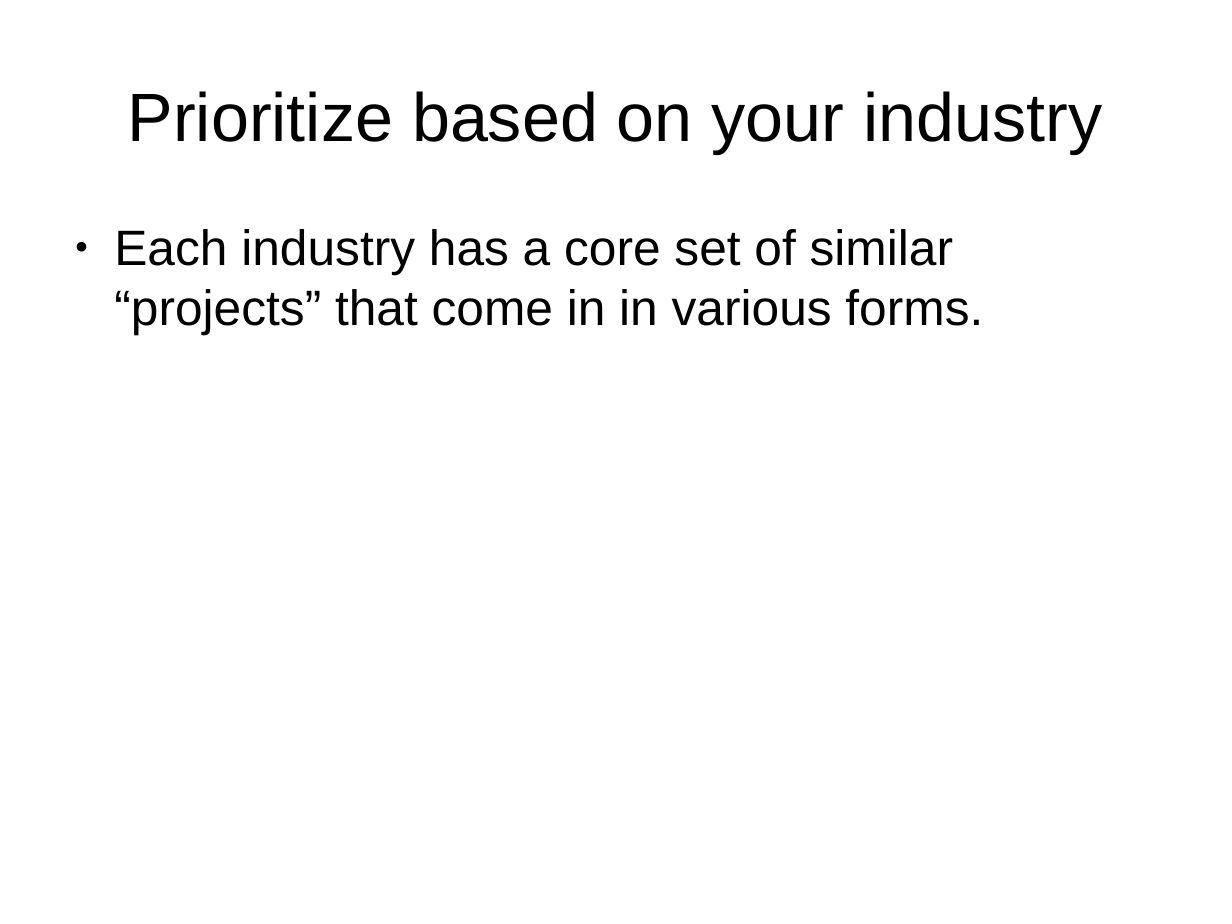
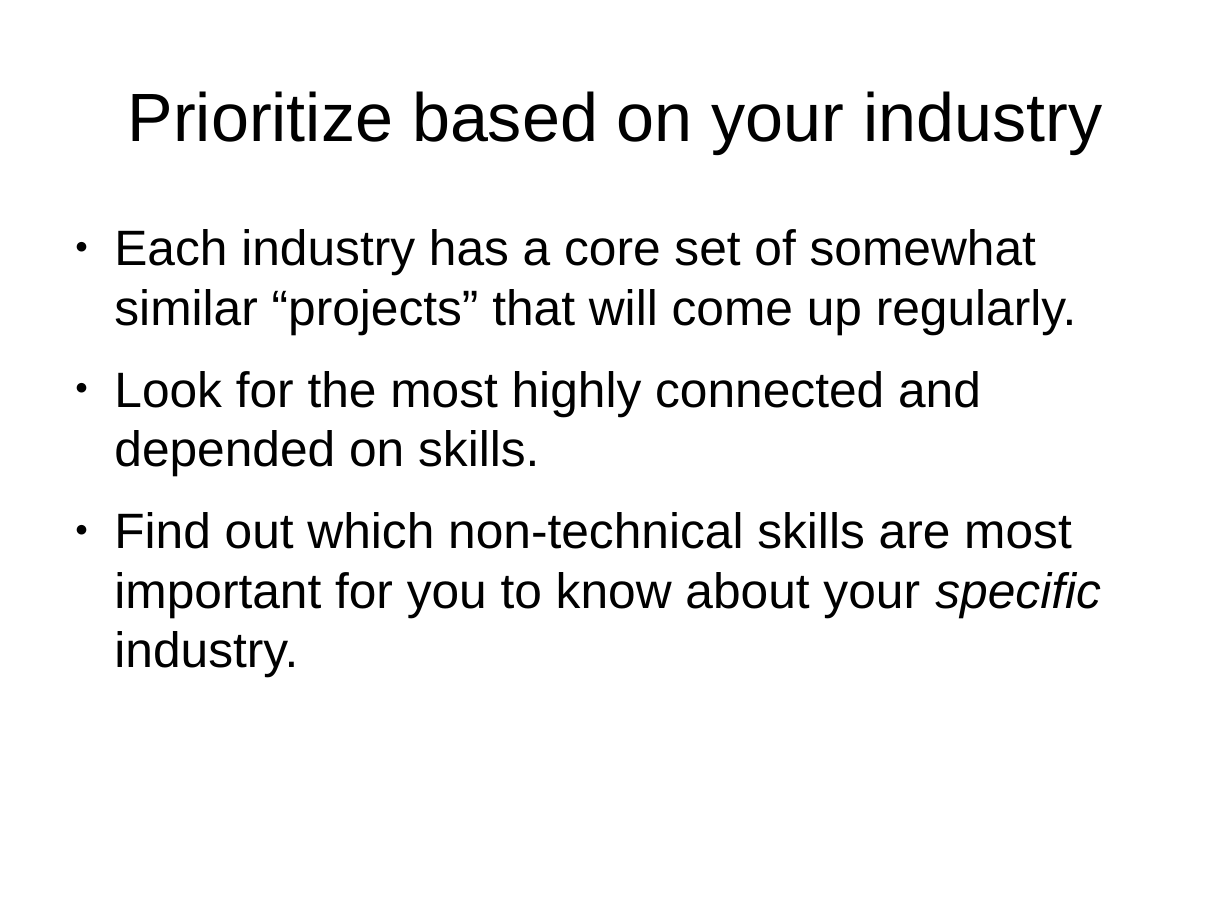
Before and after one commit to shuttle1987/CompCon2016, a slide deck: slide 13 of Slides.odp (slide 12 before the commit). Drawn at 1232x924 pixels with LibreOffice and Linux fonts; fonts in the diff are those of the drawing. Boxes give left, top, right and bottom in pixels: in the first picture for what was removed or moved away, otherwise in the second. Text is boxed around its words. In the diff, an @@ line names an element or a change of style, - is before the commit and + after.

Commit message:
Updated version of talk slides

```diff
--- a/Slides.odp
+++ b/Slides.odp
@@ text at (114, 229, 1101, 677): text changed @@
-● Each industry has a core set of similar “projects” that come in in various forms.
+● Each industry has a core set of somewhat similar “projects” that will come up regularly.
+● Look for the most highly connected and depended on skills.
+● Find out which non-technical skills are most important for you to know about your specific industry.
```
Also in this commit, not shown: 2 other slides changed, 2 slides added.
